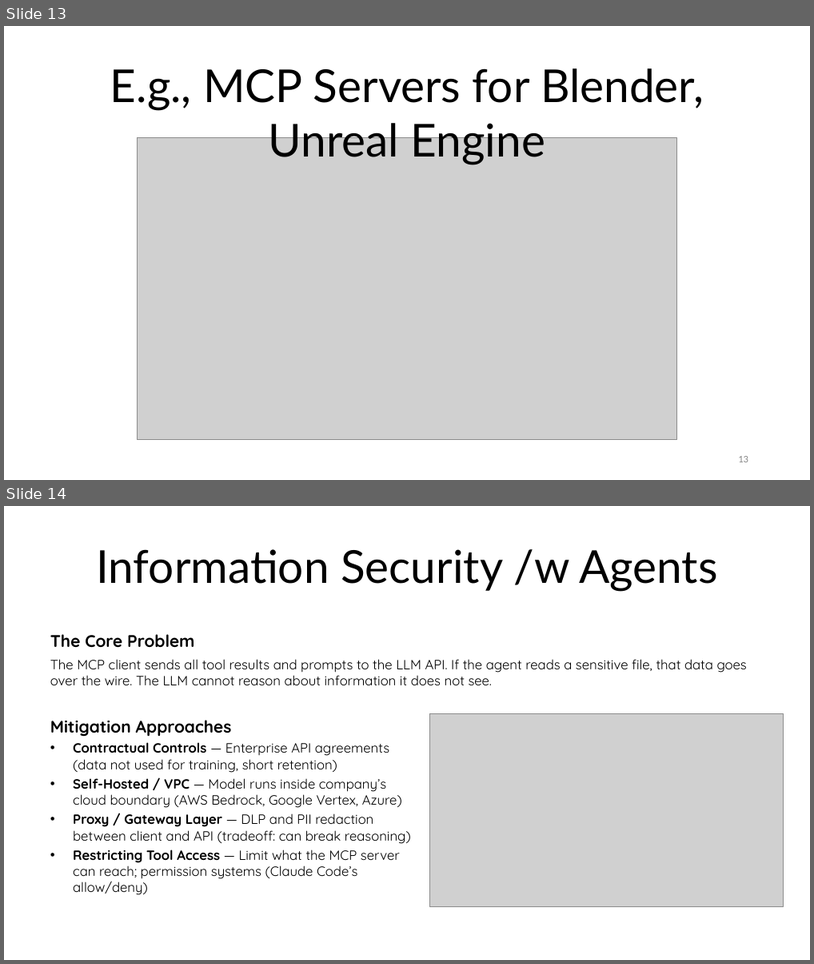
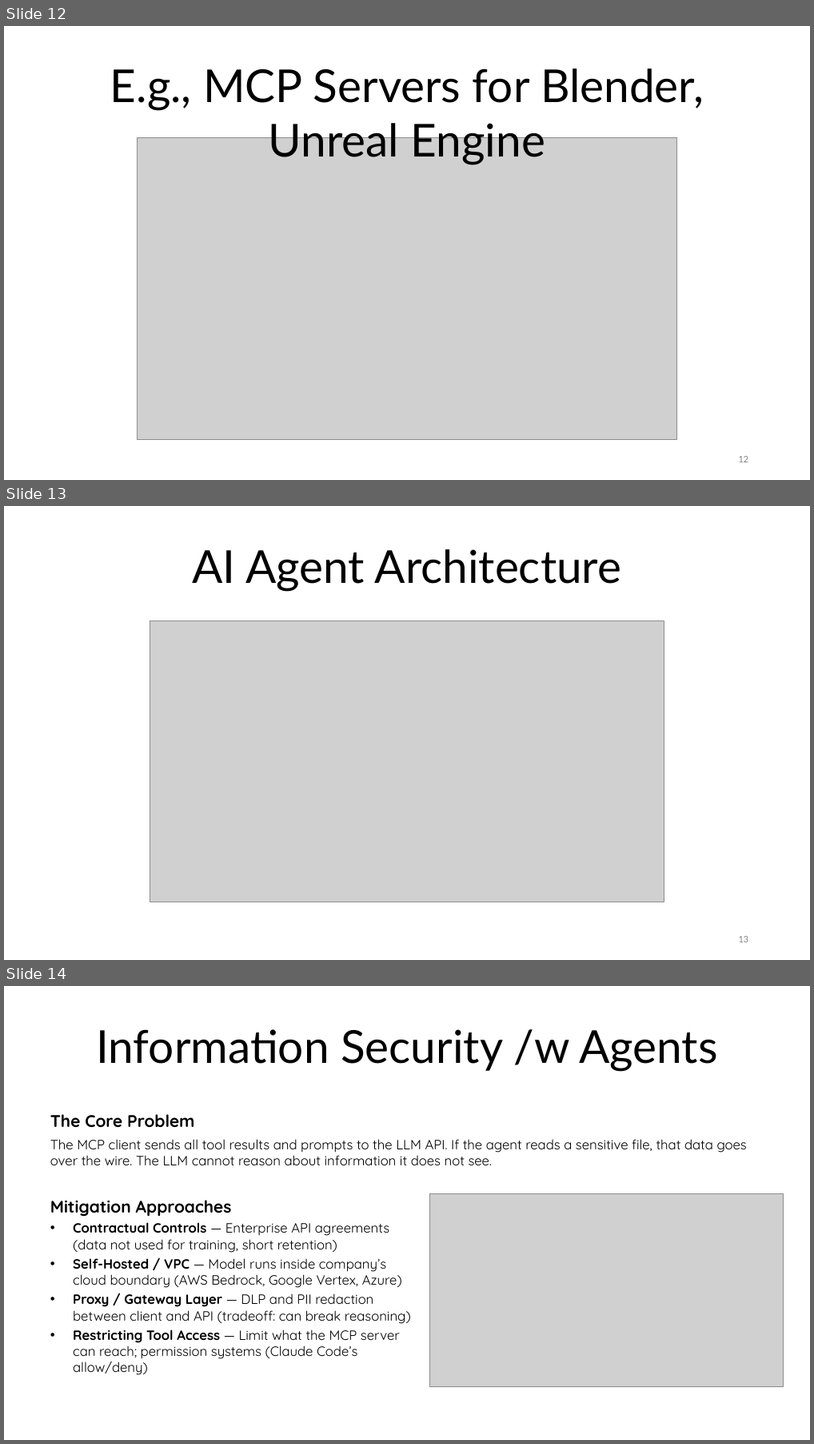
Before and after one commit to gburtch/NYU-ModernAI-2026, a slide deck: Lecture Materials/5 - Prompting + Agentic AI/5 - Working with LLMs.pptx. Shown one above the other, each under a label of ours: slides 13 and 14 before the commit, slides 12, 13 and 14 after it. The pictures are 814x964 and 814x1444 pixels, drawn with LibreOffice and Linux fonts; fonts in the diff are those of the drawing; grey boxes stand for pictures. Boxes give left, top, right and bottom in pixels: in the first picture for what was removed or moved away, otherwise in the second. Text is boxed around its words. In the diff, an @@ line names an element or a change of style, - is before the commit and + after.

```diff
--- a/Lecture Materials/5 - Prompting + Agentic AI/5 - Working with LLMs.pptx
+++ b/Lecture Materials/5 - Prompting + Agentic AI/5 - Working with LLMs.pptx
@@ slide 13 added at (4,506,810,960), background #FFFFFF @@
@@ text added at (192,549,622,592), 54 pt, text #000000 @@
+AI Agent Architecture
@@ picture added at (150,621,665,902) @@
@@ page number added at (738,936,749,942), 12 pt, text #888888 @@
+13
@@ what was slide 13 is now slide 12 @@
```
Also in this commit, not shown: 1 other slide added, 1 slide removed, 2 other files.
